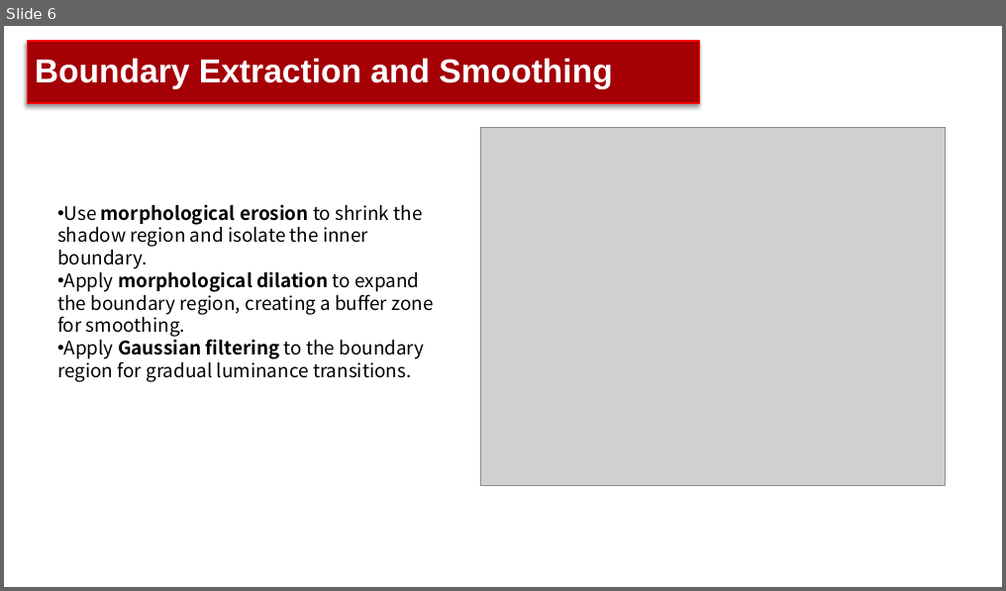
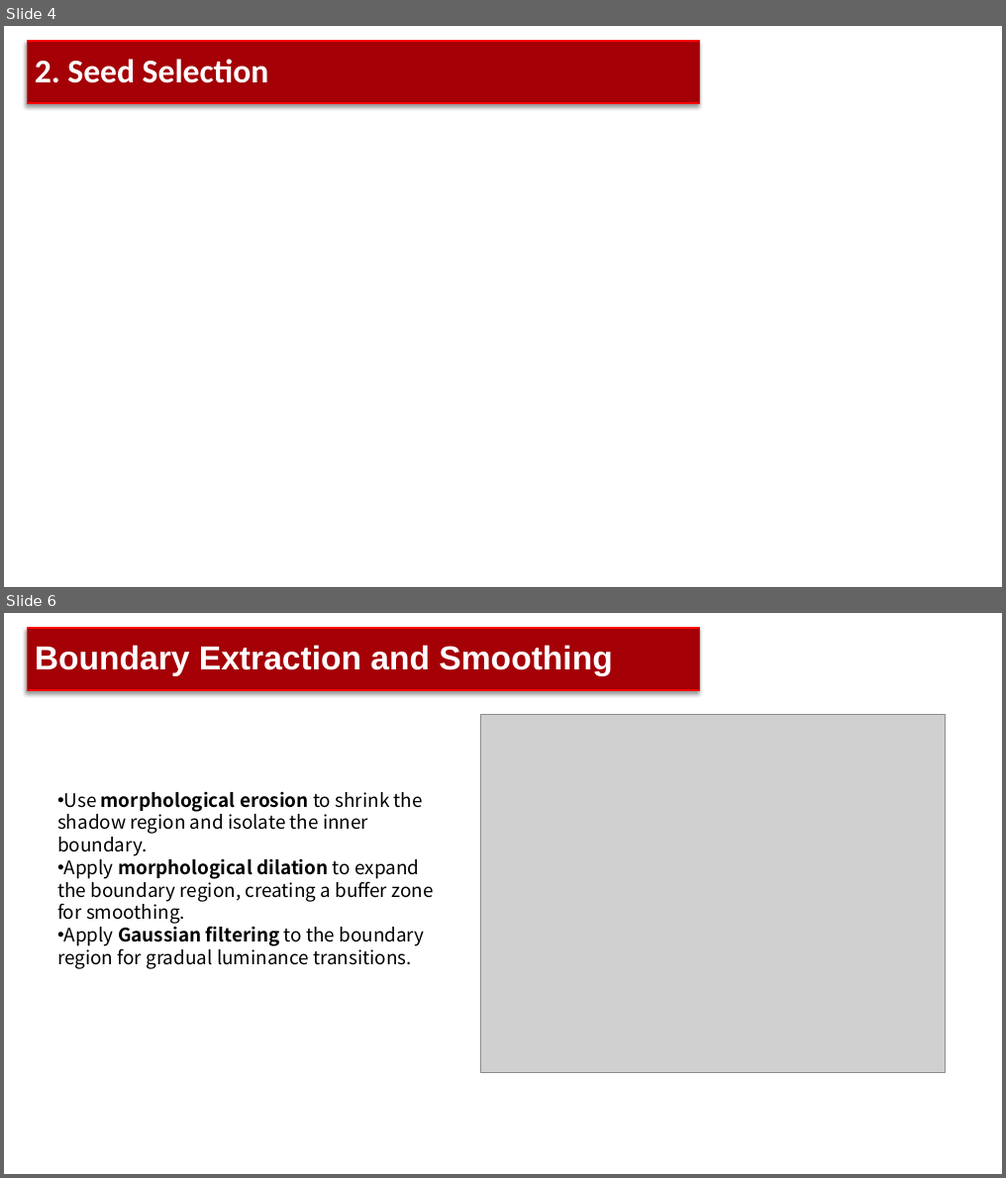
Before and after one commit to RealJustinNi/CS270-Digitial-Image-Processing-Project, a slide deck: DIP2024_Group2_pre.pptx. Shown one above the other, each under a label of ours: slide 6 before the commit, slides 4 and 6 after it; the slides between them are not shown. The pictures are 1006x591 and 1006x1178 pixels, drawn with LibreOffice and Linux fonts; fonts in the diff are those of the drawing; grey boxes stand for pictures; background and template pictures are left out. Boxes give left, top, right and bottom in pixels: in the first picture for what was removed or moved away, otherwise in the second. Text is boxed around its words. In the diff, an @@ line names an element or a change of style, - is before the commit and + after.

```diff
--- a/DIP2024_Group2_pre.pptx
+++ b/DIP2024_Group2_pre.pptx
@@ slide 4 added at [4, 26, 1002, 587], background #FFFFFF @@
@@ title added at [27, 41, 700, 103], fill #A40006, outline #FF0000 1.5 pt, 32 pt, text #FFFFFF, bold @@
+2. Seed Selection
```
Also in this commit, not shown: 3 slides changed, 1 other slide added, 2 slides removed.
